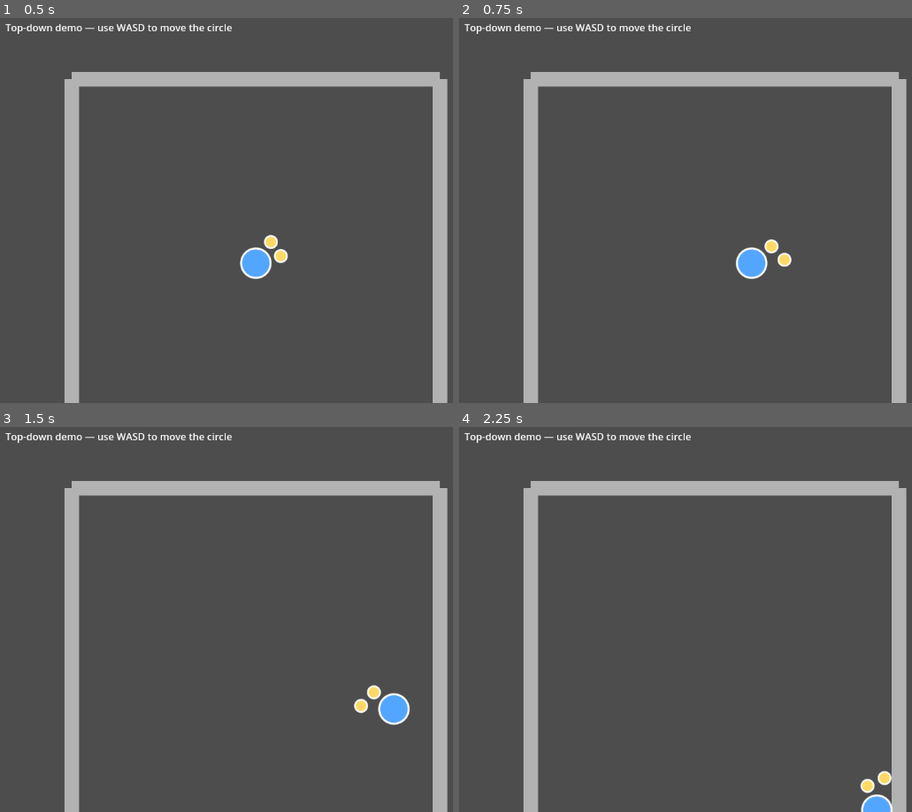
Above: before the commit, frames 1-4 (two rows, left to right).
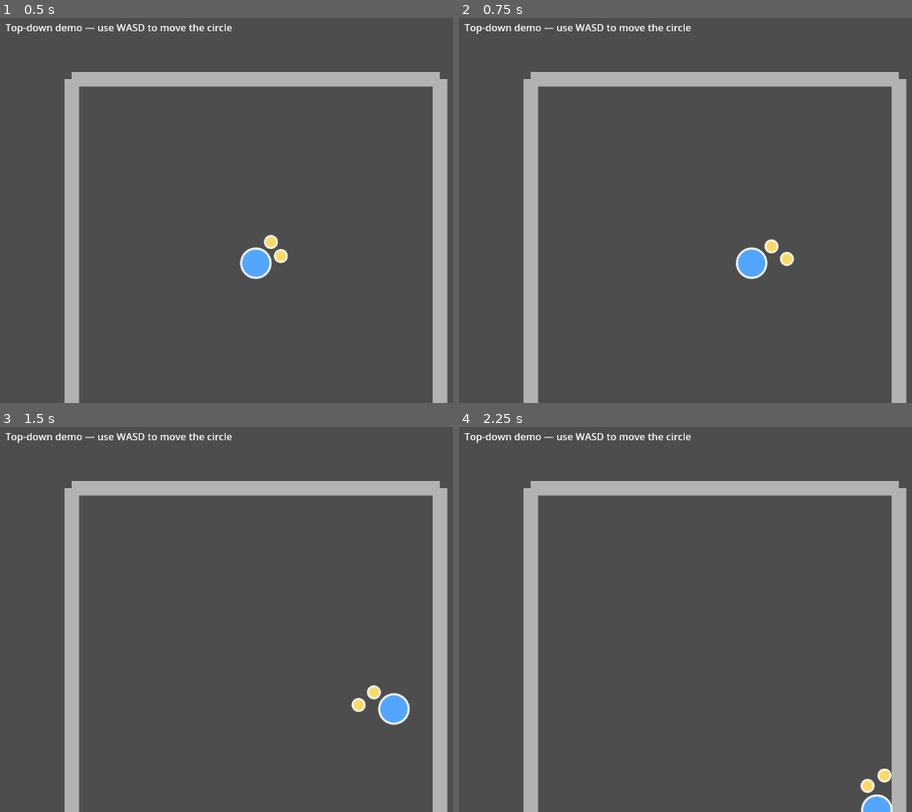
Above: after the commit, the same moments.

Repository: AnthonyThomasson/Example-Godot
Game: Godot game, scene res://scenes/main.tscn
Same seed, same stepped clock (60 frames per second), same inputs: the game is played once before the commit and once after it.
Inputs (mouse positions are in pixels of both pictures, inside the frame that each line leads up to):
- Up to frame 1 (0.5 s): no input
- Up to frame 2 (0.75 s): tap Enter at 0.5 s; move the mouse to (outside the picture) at 0.52 s; hold D (move_right) from 0.53 s (still down); tap F (punch) at 0.6 s
- Up to frame 3 (1.5 s): move the mouse to (199, 634) at 1.27 s; release D (move_right) at 1.28 s; hold S (move_down) from 1.28 s (still down); tap F (punch) at 1.35 s
- Up to frame 4 (2.25 s): move the mouse to (871, 527) at 2.02 s; release S (move_down) at 2.03 s; hold D (move_right) from 2.03 s (still down); tap F (punch) at 2.1 s

Frame 1 is identical in both runs. In frame 2, less than 0.1% of the frame differs, in the area x 70-75%, y 60-65%; in frame 3, less than 0.1%, in the area x 77-82%, y 70-75%; in frame 4, less than 0.1%.

Commit message:
break up the character into different scripts

Diff:
--- a/scenes/main.tscn
+++ b/scenes/main.tscn
@@ -1,8 +1,11 @@
-[gd_scene load_steps=4 format=3 uid="uid://6ws06w1cxad1"]
+[gd_scene load_steps=7 format=3 uid="uid://6ws06w1cxad1"]
 
 [ext_resource type="Script" uid="uid://qn373ge4rrj2" path="res://scenes/main.gd" id="1_main"]
-[ext_resource type="Script" uid="uid://dscaopyofbn4s" path="res://scenes/room.gd" id="2_room"]
-[ext_resource type="Script" uid="uid://ct433mw32nldp" path="res://scenes/player.gd" id="3_player"]
+[ext_resource type="Script" uid="uid://dscaopyofbn4s" path="res://scenes/room/room.gd" id="2_room"]
+[ext_resource type="Script" path="res://scenes/room/room_visuals.gd" id="3_room_visuals"]
+[ext_resource type="Script" uid="uid://ct433mw32nldp" path="res://scenes/player/player.gd" id="4_player"]
+[ext_resource type="Script" path="res://scenes/player/player_animator.gd" id="5_player_animator"]
+[ext_resource type="Script" path="res://scenes/player/player_visuals.gd" id="6_player_visuals"]
 
 [node name="Main" type="Node2D"]
 script = ExtResource("1_main")
@@ -18,8 +21,17 @@
 position = Vector2(140, 120)
 script = ExtResource("2_room")
 
+[node name="RoomVisuals" type="Node2D" parent="Room"]
+script = ExtResource("3_room_visuals")
+
 [node name="Player" type="CharacterBody2D" parent="."]
 position = Vector2(440, 420)
-script = ExtResource("3_player")
+script = ExtResource("4_player")
 
 [node name="CollisionShape2D" type="CollisionShape2D" parent="Player"]
+
+[node name="PlayerAnimator" type="Node2D" parent="Player"]
+script = ExtResource("5_player_animator")
+
+[node name="PlayerVisuals" type="Node2D" parent="Player"]
+script = ExtResource("6_player_visuals")
--- /dev/null
+++ b/scenes/player/player.gd
@@ -0,0 +1,39 @@
+extends CharacterBody2D
+
+## Player CONTROL layer. Reads input through the Keybinds autoload, moves the body,
+## and tracks the mouse-facing direction. Drawing lives in player_visuals.gd and the
+## punch animation / hit detection in player_animator.gd; this node orchestrates them.
+
+## Radius of the placeholder circle. The room's wall lines are drawn at half the
+## character's *width* (i.e. half the diameter = the radius) thick.
+@export var radius: float = 24.0
+@export var speed: float = 300.0
+
+## Unit vector from the player toward the mouse; read by the animator and visuals.
+var facing := Vector2.RIGHT
+
+@onready var _shape: CollisionShape2D = $CollisionShape2D
+@onready var _animator := $PlayerAnimator
+
+
+func _ready() -> void:
+	# Physics is control's job: keep the body's collision circle in sync with radius.
+	var circle := CircleShape2D.new()
+	circle.radius = radius
+	_shape.shape = circle
+
+
+func _physics_process(_delta: float) -> void:
+	# Aim toward the mouse. Guard the degenerate zero-length case.
+	var to_mouse := get_global_mouse_position() - global_position
+	if to_mouse.length() > 0.001:
+		facing = to_mouse.normalized()
+	# A parent's _physics_process runs before its children's, so the animator sees
+	# this fresh facing on the same frame.
+	_animator.facing = facing
+
+	velocity = Keybinds.get_move_vector() * speed
+	move_and_slide()
+
+	if Keybinds.is_punch_just_pressed():
+		_animator.try_punch()
--- a/scenes/player.gd
+++ b/scenes/player/player_animator.gd
@@ -1,29 +1,21 @@
-extends CharacterBody2D
+extends Node2D
 
-## Placeholder top-down character: a circle moved with WASD, colliding with walls.
-## Two smaller circles ("hands") sit in front of the body, aimed at the mouse.
-## Pressing the punch key (F by default, via Keybinds) throws one hand forward like
-## a jab, alternating left/right each press, and reports what the fist hits.
+## Player ANIMATE layer. Owns the hand geometry, the punch animation (a tween per
+## swing, alternating hands), and the fist hitbox + hit detection. Control
+## (player.gd) sets `facing` and calls `try_punch()`; visuals (player_visuals.gd)
+## reads `hand_position()` / `hand_radius` to draw the hands.
 
-## Radius of the placeholder circle. The room's wall lines are drawn at half the
-## character's *width* (i.e. half the diameter = the radius) thick.
-@export var radius: float = 24.0
-@export var speed: float = 300.0
-
-## Hand appearance / placement (all in pixels, in the player's local space).
+## Hand geometry (all in pixels, in the player's local space).
 @export var hand_radius: float = 10.0     ## Size of each hand circle.
 @export var hand_gap: float = 6.0         ## Gap between the body edge and a resting hand.
 @export var hand_lateral: float = 14.0    ## How far each hand sits to its side of center.
 @export var punch_reach: float = 28.0     ## Extra forward travel at full extension.
-@export var hand_color: Color = Color(1.0, 0.85, 0.4)
 
 ## Emitted when the extended fist overlaps a body. `hand_index` is 0 (left) or 1 (right).
 signal punched(hand_index: int, body: Node)
 
-@onready var _shape: CollisionShape2D = $CollisionShape2D
-
-## Unit vector from the player toward the mouse; drives where the hands point.
-var _facing := Vector2.RIGHT
+## Facing unit vector, set by the control node each frame.
+var facing := Vector2.RIGHT
 ## Which hand throws the next punch: 0 = left, 1 = right.
 var _next_hand := 0
 ## Per-hand extension, 0 (resting) .. 1 (fully punched), driven by tweens.
@@ -35,13 +27,10 @@
 var _active_hand := 0         ## Hand the fist is tracking this swing.
 var _hit_bodies := {}         ## Bodies already reported this swing (dedup).
 
+@onready var _control := get_parent()  ## Player (CharacterBody2D) — source of body radius.
+
 
 func _ready() -> void:
-	# Keep the physics circle in sync with the drawn radius.
-	var circle := CircleShape2D.new()
-	circle.radius = radius
-	_shape.shape = circle
-
 	# Build the fist hitbox at runtime, matching the room/body shape convention.
 	_fist = Area2D.new()
 	_fist.monitorable = false  # Only this area senses others, not the reverse.
@@ -54,36 +43,23 @@
 
 
 func _physics_process(_delta: float) -> void:
-	# Aim the hands at the mouse. Guard the degenerate zero-length case.
-	var to_mouse := get_global_mouse_position() - global_position
-	if to_mouse.length() > 0.001:
-		_facing = to_mouse.normalized()
-
-	var direction := Keybinds.get_move_vector()
-	velocity = direction * speed
-	move_and_slide()
-
-	if Keybinds.is_punch_just_pressed():
-		_start_punch()
-
 	# Track the fist on the punching hand and report anything it overlaps.
-	_fist.position = _hand_position(_active_hand)
+	_fist.position = hand_position(_active_hand)
 	if _attack_active:
 		_report_hits()
 
-	queue_redraw()  # Facing and hand positions change every frame.
-
 
 ## Local-space center of a hand (0 = left, 1 = right), including its punch extension.
-func _hand_position(hand: int) -> Vector2:
-	var perp := _facing.orthogonal()
+func hand_position(hand: int) -> Vector2:
+	var body_radius: float = _control.radius
+	var perp := facing.orthogonal()
 	var side := -1.0 if hand == 0 else 1.0
-	var rest := _facing * (radius + hand_radius + hand_gap) + perp * (hand_lateral * side)
-	return rest + _facing * (punch_reach * _punch[hand])
+	var rest := facing * (body_radius + hand_radius + hand_gap) + perp * (hand_lateral * side)
+	return rest + facing * (punch_reach * _punch[hand])
 
 
 ## Throw the next hand forward, then retract it. Rapid presses alternate hands.
-func _start_punch() -> void:
+func try_punch() -> void:
 	var hand := _next_hand
 	_next_hand = 1 - _next_hand
 	if _punch[hand] > 0.0:
@@ -102,26 +78,13 @@
 ## Tween setter for a single hand's extension.
 func _set_punch(value: float, hand: int) -> void:
 	_punch[hand] = value
-	queue_redraw()
 
 
 ## Report bodies the fist currently overlaps (once each per swing), ignoring self.
 func _report_hits() -> void:
 	for body in _fist.get_overlapping_bodies():
-		if body == self or _hit_bodies.has(body):
+		if body == _control or _hit_bodies.has(body):
 			continue
 		_hit_bodies[body] = true
 		print("Punch (hand %d) hit: %s" % [_active_hand, body.name])
 		punched.emit(_active_hand, body)
-
-
-func _draw() -> void:
-	# Placeholder circle (filled) with a thin outline so facing is obvious.
-	draw_circle(Vector2.ZERO, radius, Color(0.32549, 0.65098, 1.0))
-	draw_arc(Vector2.ZERO, radius, 0.0, TAU, 48, Color.WHITE, 2.0, true)
-
-	# Hands: filled circles with a thin outline, in front toward the mouse.
-	for hand in [0, 1]:
-		var p := _hand_position(hand)
-		draw_circle(p, hand_radius, hand_color)
-		draw_arc(p, hand_radius, 0.0, TAU, 24, Color.WHITE, 1.5, true)
--- /dev/null
+++ b/scenes/player/player_visuals.gd
@@ -0,0 +1,29 @@
+extends Node2D
+
+## Player DRAW layer. Renders the body circle and the two hands. Reads the body
+## radius from the control node (player.gd) and the hand positions / size from the
+## animator (player_animator.gd), so this file owns appearance only.
+
+@export var body_color: Color = Color(0.32549, 0.65098, 1.0)
+@export var hand_color: Color = Color(1.0, 0.85, 0.4)
+
+@onready var _control := get_parent()              ## Player — body radius.
+@onready var _animator := $"../PlayerAnimator"     ## Sibling — hand positions / size.
+
+
+func _process(_delta: float) -> void:
+	# Facing and hand positions change every frame; redraw at the same cadence.
+	queue_redraw()
+
+
+func _draw() -> void:
+	# Placeholder body: filled circle with a thin outline so facing is obvious.
+	var r: float = _control.radius
+	draw_circle(Vector2.ZERO, r, body_color)
+	draw_arc(Vector2.ZERO, r, 0.0, TAU, 48, Color.WHITE, 2.0, true)
+
+	# Hands: filled circles with a thin outline, in front toward the mouse.
+	for hand in [0, 1]:
+		var p: Vector2 = _animator.hand_position(hand)
+		draw_circle(p, _animator.hand_radius, hand_color)
+		draw_arc(p, _animator.hand_radius, 0.0, TAU, 24, Color.WHITE, 1.5, true)
--- a/scenes/room.gd
+++ b/scenes/room/room.gd
@@ -1,14 +1,13 @@
 extends StaticBody2D
 
-## A basic square room drawn as placeholder lines. Wall thickness matches half the
-## character's width (the character radius), and static collision walls sit on the lines.
-## One side can carry a centered opening (a doorway) via `opening_side`.
+## Room CONTROL layer. Computes the wall centerline segments (with an optional
+## doorway) and builds the static collision walls. Drawing lives in room_visuals.gd,
+## which reads `wall_segments()` and `wall_thickness` from this node.
 
 enum Side { NONE, TOP, BOTTOM, LEFT, RIGHT }
 
 @export var size: float = 600.0        ## Side length of the square (centerline of the walls).
 @export var wall_thickness: float = 24.0  ## Half the character's width.
-@export var line_color: Color = Color(0.7, 0.7, 0.7)
 ## Which wall has the doorway (None = closed room). Values line up with `Side`.
 @export_enum("None", "Top", "Bottom", "Left", "Right") var opening_side: int = Side.BOTTOM
 @export var opening_width: float = 120.0      ## Width of the centered gap on that wall.
@@ -19,7 +18,7 @@
 
 
 ## Centerline segments (start/end points) for every wall, with the opening removed.
-func _wall_segments() -> Array[PackedVector2Array]:
+func wall_segments() -> Array[PackedVector2Array]:
 	var s := size
 	# Each edge as an ordered pair of corner points.
 	var edges := {
@@ -46,7 +45,7 @@
 
 func _build_walls() -> void:
 	var t := wall_thickness
-	for seg in _wall_segments():
+	for seg in wall_segments():
 		var a := seg[0]
 		var b := seg[1]
 		if a.is_equal_approx(b):
@@ -69,10 +68,3 @@
 		col.shape = rect
 		col.position = mid
 		add_child(col)
-
-
-func _draw() -> void:
-	# Placeholder walls drawn with the wall thickness, matching the colliders.
-	for seg in _wall_segments():
-		if not seg[0].is_equal_approx(seg[1]):
-			draw_line(seg[0], seg[1], line_color, wall_thickness)
--- /dev/null
+++ b/scenes/room/room_visuals.gd
@@ -0,0 +1,21 @@
+extends Node2D
+
+## Room DRAW layer. Draws the placeholder wall lines, matching the colliders built
+## by the control node (room.gd). Reads the geometry (`wall_segments()`) and line
+## width (`wall_thickness`) from the parent, so this file owns appearance only.
+
+@export var line_color: Color = Color(0.7, 0.7, 0.7)
+
+@onready var _room := get_parent()  ## Room (StaticBody2D) — wall geometry source.
+
+
+func _ready() -> void:
+	# The parent's _ready has already run (parent before child), so segments exist.
+	# Walls are static, so a single draw is enough.
+	queue_redraw()
+
+
+func _draw() -> void:
+	for seg in _room.wall_segments():
+		if not seg[0].is_equal_approx(seg[1]):
+			draw_line(seg[0], seg[1], line_color, _room.wall_thickness)
Renamed: scenes/player.gd.uid -> scenes/player/player.gd.uid
Not shown, added: scenes/player/player_animator.gd.uid
Not shown, added: scenes/player/player_visuals.gd.uid
Renamed: scenes/room.gd.uid -> scenes/room/room.gd.uid
Not shown, added: scenes/room/room_visuals.gd.uid
Not shown, added: .AGENTS.md.swp
Not shown, changed: AGENTS.md
